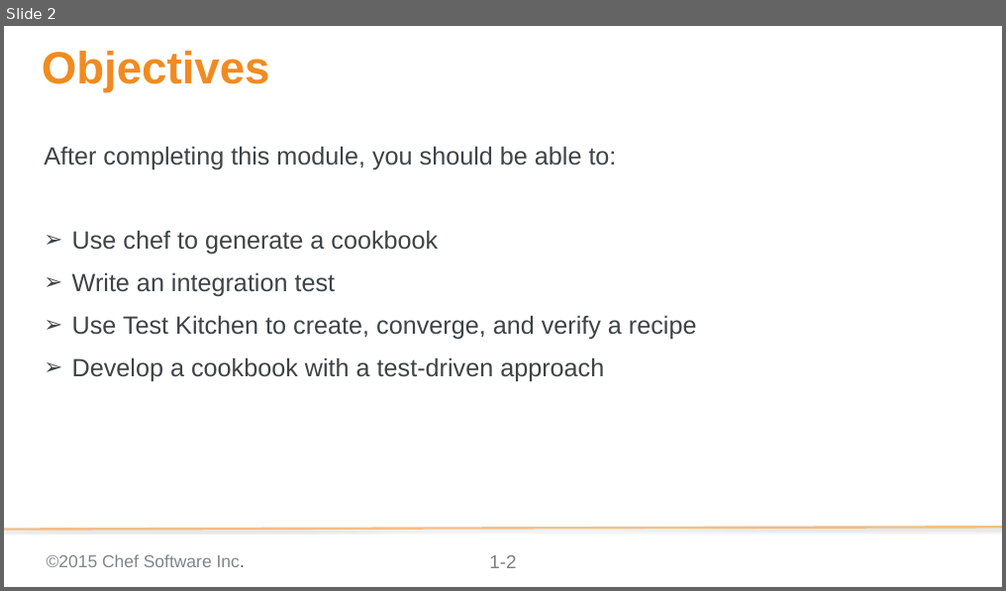
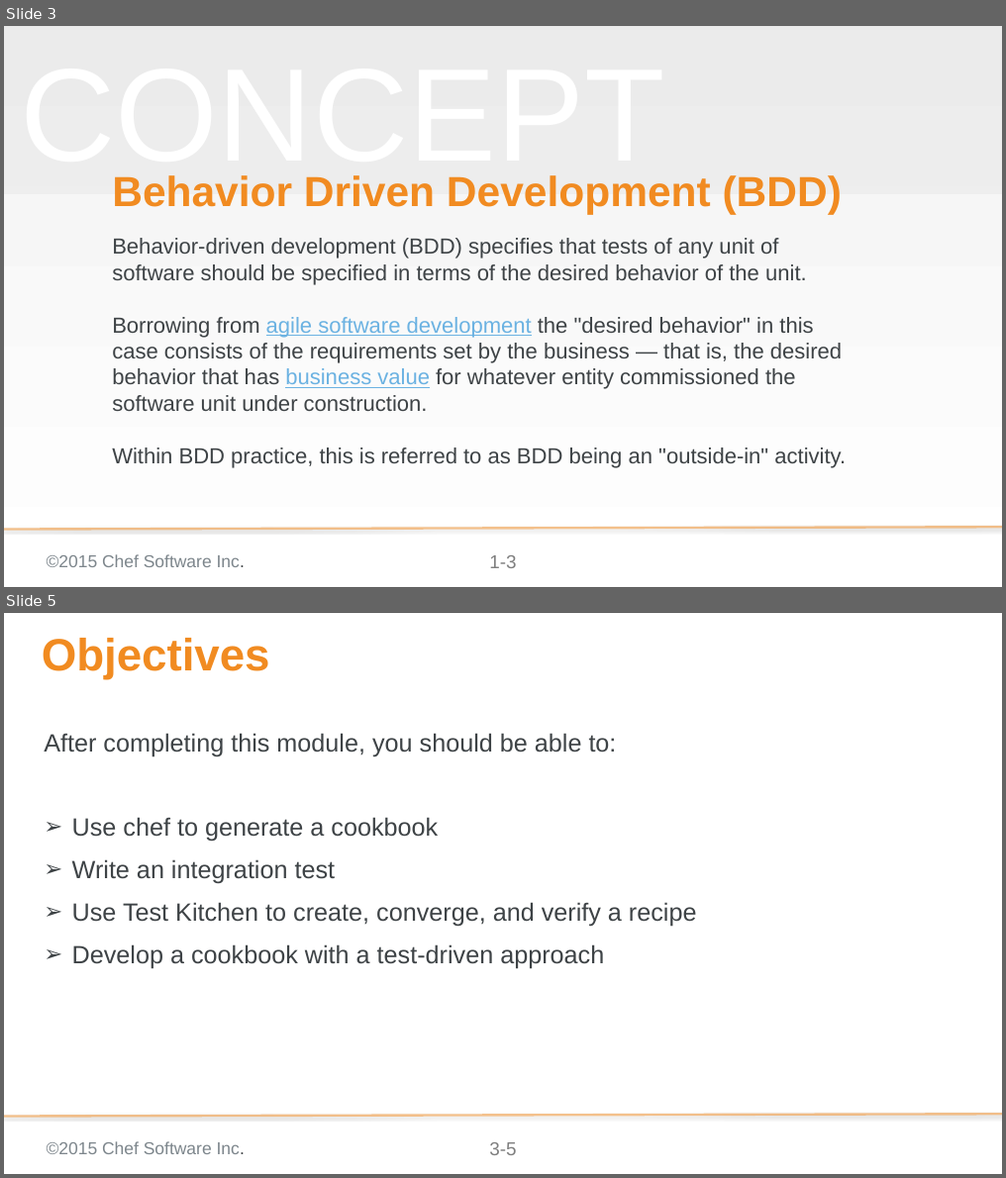
Before and after one commit to chef-training/test_driven_cookbook_development, a slide deck: 03-writing_a_test_first.pptx. Shown one above the other, each under a label of ours: slide 2 before the commit, slides 3 and 5 after it; the slides between them are not shown. The pictures are 1006x591 and 1006x1178 pixels, drawn with LibreOffice and Linux fonts; fonts in the diff are those of the drawing; background and template pictures are left out. Boxes give left, top, right and bottom in pixels: in the first picture for what was removed or moved away, otherwise in the second. Text is boxed around its words. In the diff, an @@ line names an element or a change of style, - is before the commit and + after.

```diff
--- a/03-writing_a_test_first.pptx
+++ b/03-writing_a_test_first.pptx
@@ slide 3 added at (4, 26, 1002, 587), background gradient #F2F2F2 to #FFFFFF; not listed: 3 template elements that a slide beside it also shows @@
@@ rectangle added at (4, 26, 1002, 194), fill #D9D9D9 at 25% opacity @@
@@ text added at (20, 175, 664, 184), 169.3 pt, text #F2F2F2 at 50% opacity @@
+CONCEPT
@@ title added at (112, 175, 842, 214), 54 pt, text #F18B21, bold @@
+Behavior Driven Development (BDD)
@@ subtitle added at (112, 238, 846, 469), 28 pt, text #3E4346 @@
+Behavior-driven development (BDD) specifies that tests of any unit of software should be specified in terms of the desired behavior of the unit.
+Borrowing from agile software development the "desired behavior" in this case consists of the requirements set by the business — that is, the desired behavior that has business value for whatever entity commissioned the software unit under construction.
+Within BDD practice, this is referred to as BDD being an "outside-in" activity.
@@ what was slide 2 is now slide 5 @@
@@ page number at (489, 1143, 516, 1156): text changed @@
-1-2
+3-5
```
Also in this commit, not shown: 7 slides changed, 7 other slides added, 6 slides removed.
